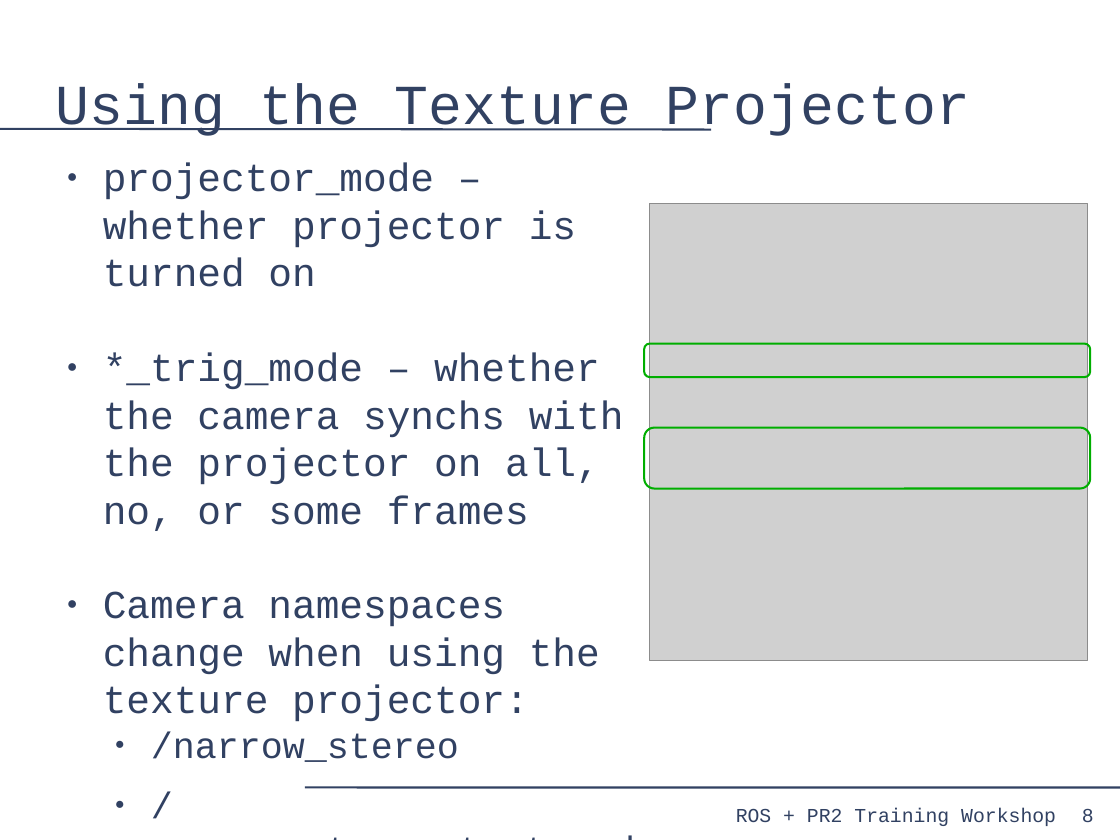
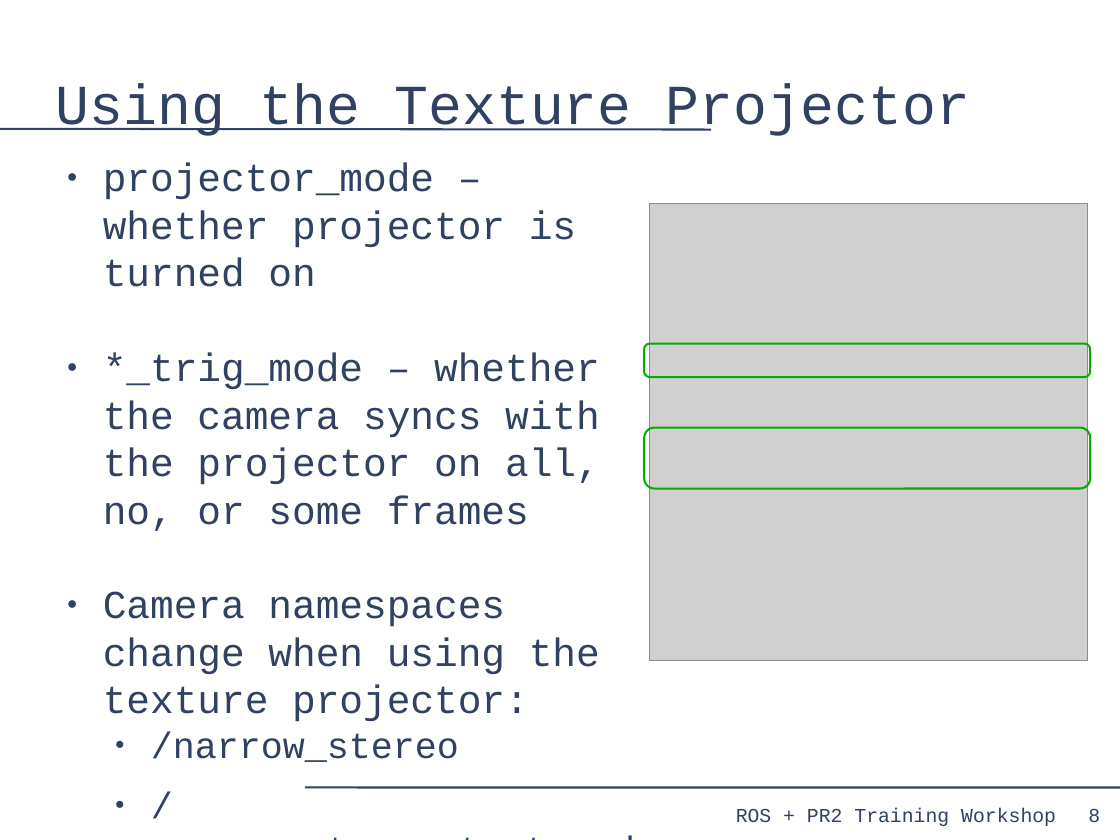
Before and after one commit to PR2/pr2_docs, a slide deck: slide 8 of pr2_training_workshop/processing_camera_data/slides.odp. Drawn at 1120x840 pixels with LibreOffice and Linux fonts; fonts in the diff are those of the drawing; grey boxes stand for pictures. Boxes give left, top, right and bottom in pixels: in the first picture for what was removed or moved away, otherwise in the second. Text is boxed around its words. In the diff, an @@ line names an element or a change of style, - is before the commit and + after.

```diff
--- a/pr2_training_workshop/processing_camera_data/slides.odp
+++ b/pr2_training_workshop/processing_camera_data/slides.odp
@@ text at (x1=103, y1=353, x2=600, y2=531): text changed @@
-● *_trig_mode – whether the camera synchs with the projector on all, no, or some frames
+● *_trig_mode – whether the camera syncs with the projector on all, no, or some frames
@@ page number moved from (x1=1082, y1=809, x2=1094, y2=822) to (x1=1088, y1=809, x2=1100, y2=822) @@
```
Also in this commit, not shown: 58 other slides changed.
